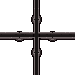
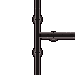
Revision of a layered 75×75 image; what changed, layer by layer:
added layer "Calque 5 copie 17" in group "old" over [32, 0, 74, 75]
hid "Calque 5 copie 7", moved it out of group "old", painted on it over [0, 0, 74, 75]
